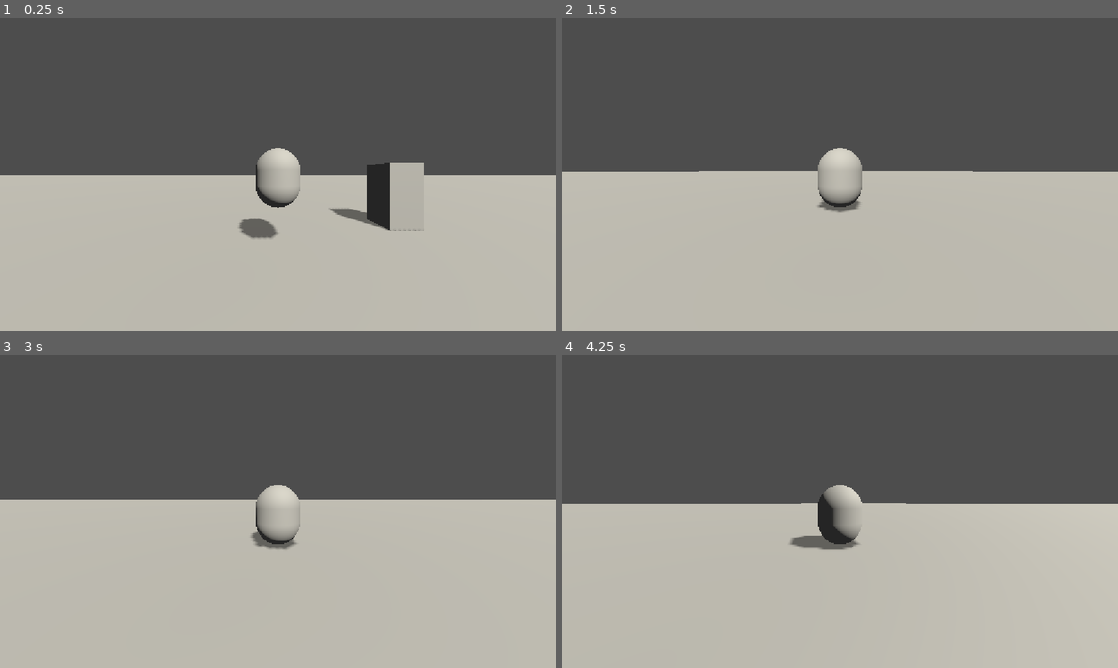
Above: before the commit, frames 1-4 (two rows, left to right).
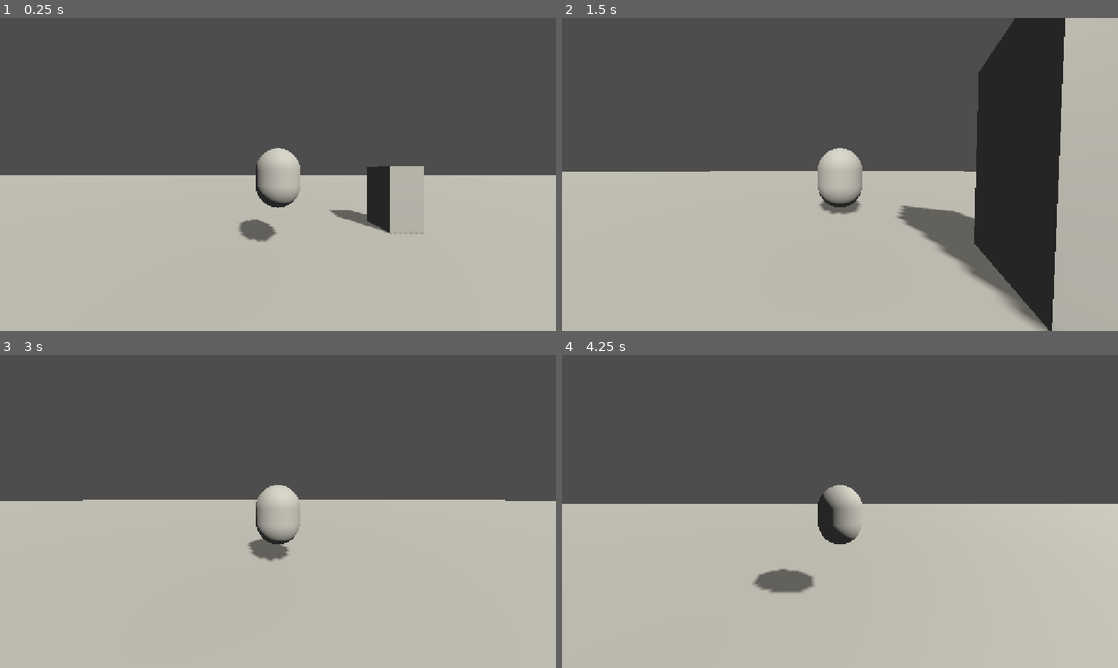
Above: after the commit, the same moments.

Repository: Su-Nes/bird-game
Game: Godot game, scene res://World/World.tscn
Two runs of this game, one before a commit and one after it. Both use one fixed random seed, a clock stepped at 60 frames per second and the inputs below.
Inputs (mouse positions are in pixels of both pictures, inside the frame that each line leads up to):
- Up to frame 1 (0.25 s): no input
- Up to frame 2 (1.5 s): move the mouse to (867, 174) at 0.52 s; hold W (forward) from 0.53 s (still down); tap Space (jump, bound only after the commit) at 0.6, 0.77, 1.07, 1.35 s; move the mouse to (812, 174) at 1.27 s
- Up to frame 3 (3 s): keep holding W (forward); tap Space (jump, bound only after the commit) at 1.52, 1.82, 2.1, 2.85 s; move the mouse to (289, 505) at 2.02 s; move the mouse to (272, 517) at 2.77 s
- Up to frame 4 (4.25 s): keep holding W (forward); tap Space (jump, bound only after the commit) at 3.02, 3.32, 3.6, 3.77, 4.07 s; move the mouse to (878, 514) at 3.52 s

The runs differ from the first frame. In frame 1, 0.4% of the frame differs, in the area x 42-77%, y 46-72%; in frame 2, 20%, in the area x 24-100%, y 0-100%; in frame 3, 0.5%; in frame 4, 1.0%.
Error before the commit: Invalid access to property or key 'x' on a base object of type 'Nil'. (res://Player/States/WalkState.gd:53)

Commit message:
Player controller functional

Diff:
--- a/Common/Scripts/StateMachine/State.gd
+++ b/Common/Scripts/StateMachine/State.gd
@@ -1,7 +1,7 @@
 extends Node
 
+class_name State
 
-class_name State
 
 var state_machine: StateMachine
 
--- a/Common/Scripts/StateMachine/StateMachine.gd
+++ b/Common/Scripts/StateMachine/StateMachine.gd
@@ -1,7 +1,7 @@
 extends Node
 
+class_name StateMachine
 
-class_name StateMachine
 
 @export var initial_state: State
 var current_state: State
--- /dev/null
+++ b/Player/ControllerStates/FallState.gd
@@ -0,0 +1,36 @@
+extends State
+
+class_name FallState
+
+
+@onready var player_controller: CharacterBody3D = $"../.."
+
+@export var GLIDE_SPEED = 4.5
+@export var AIR_INERTIA = 2.5
+
+var direction
+
+func enter():
+	print("Entered Fall state.")
+
+# Get the gravity from the project settings to be synced with RigidBody nodes.
+var gravity = ProjectSettings.get_setting("physics/3d/default_gravity")
+
+func physics_update(delta: float):
+	# Add the gravity.
+	if !player_controller.is_on_floor():
+		player_controller.velocity.y -= gravity * delta
+	else:
+		state_machine.change_state("idlestate")
+
+	# Get the input direction and handle the movement/deceleration.
+	var input_dir = Input.get_vector("left", "right", "forward", "backward")
+	direction = (player_controller.transform.basis * Vector3(input_dir.x, 0, input_dir.y)).normalized()
+
+	handle_velocity(delta)
+
+func handle_velocity(delta):
+	player_controller.velocity.x = lerp(player_controller.velocity.x, direction.x * GLIDE_SPEED, delta * AIR_INERTIA)
+	player_controller.velocity.z = lerp(player_controller.velocity.z, direction.z * GLIDE_SPEED, delta * AIR_INERTIA)
+
+	player_controller.move_and_slide()
--- /dev/null
+++ b/Player/ControllerStates/IdleState.gd
@@ -0,0 +1,32 @@
+extends State
+
+class_name IdleState
+
+
+@onready var pivot: Node3D = $"../../CameraPivot"
+@onready var player_controller: CharacterBody3D = $"../.."
+@onready var walk_state: WalkState = $"../WalkState"
+
+
+func enter():
+	print("Entering Idle state")
+
+# Get the gravity from the project settings to be synced with RigidBody nodes.
+var gravity = ProjectSettings.get_setting("physics/3d/default_gravity")
+
+func physics_update(_delta):
+	walk_state.handle_velocity(_delta)
+
+	# Switch to fall state if player controller is not on ground.
+	if !player_controller.is_on_floor():
+		state_machine.change_state("fallstate")
+
+func handle_input(_event):
+	var input_dir = Input.get_vector("left", "right", "forward", "backward")
+	var direction = (pivot.transform.basis * Vector3(input_dir.x, 0, input_dir.y)).normalized()
+
+	if direction.length() > 0.0:
+		state_machine.change_state("walkstate")
+
+	if Input.is_action_just_pressed("jump"):
+		state_machine.change_state("jumpstate")
--- /dev/null
+++ b/Player/ControllerStates/JumpState.gd
@@ -0,0 +1,49 @@
+extends State
+
+class_name JumpState
+
+
+var isJumping
+var jumpCounter
+var direction
+
+@export var JUMP_VELOCITY = 3
+@export var JUMP_TIME = .12
+@export var JUMP_GRAVITY = 27
+
+@export var MOVE_SPEED = 4
+@export var AIR_INERTIA = 2.5
+
+@onready var player_controller: CharacterBody3D = $"../.."
+
+func enter():
+	print("Entered Jump state")
+	player_controller.velocity.y = JUMP_VELOCITY
+
+	isJumping = true
+	jumpCounter = 0.0
+
+	#jump_audio.play()
+
+func physics_update(delta: float):
+	# Handle dynamic jumping
+	if player_controller.velocity.y > 0.0 and isJumping:
+		jumpCounter += delta
+		player_controller.velocity.y += JUMP_GRAVITY * delta
+
+	# If stopped jumping switch to fall state
+	if Input.is_action_just_released("jump") or jumpCounter > JUMP_TIME:
+		isJumping = false
+		state_machine.change_state("fallstate")
+
+	# Get the input direction and handle the movement/deceleration.
+	var input_dir = Input.get_vector("left", "right", "forward", "backward")
+	direction = (player_controller.transform.basis * Vector3(input_dir.x, 0, input_dir.y)).normalized()
+
+	handle_velocity(delta)
+
+func handle_velocity(delta):
+	player_controller.velocity.x = lerp(player_controller.velocity.x, direction.x * MOVE_SPEED, delta * AIR_INERTIA)
+	player_controller.velocity.z = lerp(player_controller.velocity.z, direction.z * MOVE_SPEED, delta * AIR_INERTIA)
+
+	player_controller.move_and_slide()
--- /dev/null
+++ b/Player/ControllerStates/WalkState.gd
@@ -0,0 +1,44 @@
+extends State
+
+class_name WalkState
+
+
+@export var MOVE_SPEED: float
+@export var GROUND_INERTIA = 14.0
+@export var MOMENTUM_DECAY = 1.0
+@export var COYOTE_TIME = .1
+var coyoteTimer
+
+@onready var player_controller: CharacterBody3D = $"../.."
+
+var direction
+var velocity
+
+func enter():
+	print("Entered Walk state")
+
+func physics_update(delta):
+	# Switch to fall state if player controller is not on ground.
+	if !player_controller.is_on_floor():
+		state_machine.change_state("fallstate")
+
+	# Switch to jump state
+	if Input.is_action_just_pressed("jump"):
+		state_machine.change_state("jumpstate")
+		return
+
+	# Get the input direction and handle the movement/deceleration.
+	var input_dir = Input.get_vector("left", "right", "forward", "backward")
+	direction = (player_controller.transform.basis * Vector3(input_dir.x, 0, input_dir.y)).normalized()
+
+	handle_velocity(delta)
+
+	# Switch to idle when no movement direction is held.
+	if direction.length() <= 0.0:
+		state_machine.change_state("idlestate")
+
+func handle_velocity(delta):
+	player_controller.velocity.x = lerp(player_controller.velocity.x, direction.x * MOVE_SPEED, delta * GROUND_INERTIA)
+	player_controller.velocity.z = lerp(player_controller.velocity.z, direction.z * MOVE_SPEED, delta * GROUND_INERTIA)
+
+	player_controller.move_and_slide()
--- a/Player/PlayerController.tscn
+++ b/Player/PlayerController.tscn
@@ -1,9 +1,11 @@
 [gd_scene format=3 uid="uid://babt3u5ap0jca"]
 
 [ext_resource type="Script" uid="uid://dm2dd5qgbqoj2" path="res://Common/Scripts/StateMachine/StateMachine.gd" id="1_8rupm"]
-[ext_resource type="Script" uid="uid://3m20wys6ugrl" path="res://Player/States/IdleState.gd" id="2_ldje2"]
-[ext_resource type="Script" uid="uid://dsxe0ls16mjwb" path="res://Player/States/WalkState.gd" id="3_ldje2"]
+[ext_resource type="Script" uid="uid://3m20wys6ugrl" path="res://Player/ControllerStates/IdleState.gd" id="2_ldje2"]
+[ext_resource type="Script" uid="uid://dsxe0ls16mjwb" path="res://Player/ControllerStates/WalkState.gd" id="3_ldje2"]
 [ext_resource type="Script" uid="uid://isw8sgo3oloe" path="res://Player/GeneralScripts/CameraMotion.gd" id="4_bacvh"]
+[ext_resource type="Script" uid="uid://dh7ybwg1n3d1q" path="res://Player/ControllerStates/JumpState.gd" id="4_j8irr"]
+[ext_resource type="Script" uid="uid://bvfkhbgfu15mb" path="res://Player/ControllerStates/FallState.gd" id="5_mdtj2"]
 
 [sub_resource type="CapsuleShape3D" id="CapsuleShape3D_6md3q"]
 height = 1.3232422
@@ -22,18 +24,24 @@
 
 [node name="StateMachine" type="Node" parent="." unique_id=1931093873 node_paths=PackedStringArray("initial_state")]
 script = ExtResource("1_8rupm")
-initial_state = NodePath("IdleState")
+initial_state = NodePath("WalkState")
 
-[node name="IdleState" type="Node" parent="StateMachine" unique_id=984515081 node_paths=PackedStringArray("PLAYER_CONTROLLER")]
+[node name="IdleState" type="Node" parent="StateMachine" unique_id=984515081]
 script = ExtResource("2_ldje2")
-PLAYER_CONTROLLER = NodePath("../..")
-metadata/_custom_type_script = "uid://3m20wys6ugrl"
 
 [node name="WalkState" type="Node" parent="StateMachine" unique_id=1798480752]
 script = ExtResource("3_ldje2")
-MOVE_SPEED = 10.0
-GROUND_INERTIA = 100.0
-metadata/_custom_type_script = "uid://dsxe0ls16mjwb"
+MOVE_SPEED = 3.0
+GROUND_INERTIA = 7.0
+
+[node name="JumpState" type="Node" parent="StateMachine" unique_id=1176370450]
+script = ExtResource("4_j8irr")
+JUMP_VELOCITY = 2
+metadata/_custom_type_script = "uid://dh7ybwg1n3d1q"
+
+[node name="FallState" type="Node" parent="StateMachine" unique_id=329827307]
+script = ExtResource("5_mdtj2")
+metadata/_custom_type_script = "uid://bvfkhbgfu15mb"
 
 [node name="CameraPivot" type="Node3D" parent="." unique_id=2114444008]
 script = ExtResource("4_bacvh")
@@ -41,7 +49,7 @@
 
 [node name="SpringArm3D" type="SpringArm3D" parent="CameraPivot" unique_id=780229940]
 spring_length = 3.0
-margin = 0.5
+margin = 1.0
 
 [node name="Camera3D" type="Camera3D" parent="CameraPivot/SpringArm3D" unique_id=1870356551]
 transform = Transform3D(1, 0, 0, 0, 1, 0, 0, 0, 1, 0, 0, 3)
--- a/Player/States/IdleState.gd
+++ /dev/null
@@ -1,45 +0,0 @@
-extends State
-
-class_name IdleState
-
-@export var PLAYER_CONTROLLER: CharacterBody3D
-
-@onready var pivot: Node3D = $"../../CameraPivot"
-@onready var walk_state: WalkState = $"../WalkState"
-
-
-func enter():
-	print("Entering Idle state")
-
-# Get the gravity from the project settings to be synced with RigidBody nodes.
-var gravity = ProjectSettings.get_setting("physics/3d/default_gravity")
-
-func physics_update(_delta):
-	walk_state.handle_velocity(_delta)
-
-	# Add the gravity.
-	if not PLAYER_CONTROLLER.is_on_floor():
-		PLAYER_CONTROLLER.velocity.y -= gravity * _delta
-
-	PLAYER_CONTROLLER.move_and_slide()
-
-func handle_input(_event):
-	var input_dir = Input.get_vector("left", "right", "forward", "backward")
-	var direction = (pivot.transform.basis * Vector3(input_dir.x, 0, input_dir.y)).normalized()
-
-	if direction.length() > 0.0:
-		state_machine.change_state("walkstate")
-
-func handle_velocity(delta):
-	print(PLAYER_CONTROLLER.velocity.length())
-	if PLAYER_CONTROLLER.velocity.length() <= 0:
-		return
-
-	if PLAYER_CONTROLLER.is_on_floor():
-		PLAYER_CONTROLLER.velocity.x = lerp(PLAYER_CONTROLLER.velocity.x, walk_state.direction.x * walk_state.speed, delta * walk_state.GROUND_INERTIA)
-		PLAYER_CONTROLLER.velocity.z = lerp(PLAYER_CONTROLLER.velocity.z, walk_state.direction.z * walk_state.speed, delta * walk_state.GROUND_INERTIA)
-	else:
-		PLAYER_CONTROLLER.velocity.x = lerp(PLAYER_CONTROLLER.velocity.x, walk_state.direction.x * walk_state.speed, delta * walk_state.AIR_INERTIA)
-		PLAYER_CONTROLLER.velocity.z = lerp(PLAYER_CONTROLLER.velocity.z, walk_state.direction.z * walk_state.speed, delta * walk_state.IR_INERTIA)
-
-	PLAYER_CONTROLLER.move_and_slide()
--- a/Player/States/WalkState.gd
+++ /dev/null
@@ -1,56 +0,0 @@
-extends State
-
-class_name WalkState
-
-@export var MOVE_SPEED: float
-@export var GROUND_INERTIA = 14.0
-@export var AIR_INERTIA = 2.5
-@export var MOMENTUM_DECAY = 1.0
-
-@onready var player_controller: CharacterBody3D = $"../.."
-
-var direction
-var speed
-var momentum = 0.0
-var velocity
-
-# Get the gravity from the project settings to be synced with RigidBody nodes.
-var gravity = ProjectSettings.get_setting("physics/3d/default_gravity")
-
-func enter():
-	print("Entered Walk state")
-
-func physics_update(delta):
-	# Add the gravity.
-	if not player_controller.is_on_floor():
-		player_controller.velocity.y -= gravity * delta
-
-	# Get the input direction and handle the movement/deceleration.
-	var input_dir = Input.get_vector("left", "right", "forward", "backward")
-	direction = (player_controller.transform.basis * Vector3(input_dir.x, 0, input_dir.y)).normalized()
-
-	speed = MOVE_SPEED + momentum
-
-	handle_velocity(delta)
-
-	# Decrease momentum
-	momentum = lerp(momentum, 0.0, delta * MOMENTUM_DECAY)
-	if direction.length() <= 0.0:
-		momentum = 0.0
-		state_machine.change_state("idlestate")
-
-	player_controller.move_and_slide()
-
-func handle_velocity(delta):
-	print(player_controller.velocity.length())
-	#if player_controller.velocity.length() <= 0:
-		#return
-
-	if player_controller.is_on_floor():
-		player_controller.velocity.x = lerp(player_controller.velocity.x, direction.x * speed, delta * GROUND_INERTIA)
-		player_controller.velocity.z = lerp(player_controller.velocity.z, direction.z * speed, delta * GROUND_INERTIA)
-	else:
-		player_controller.velocity.x = lerp(player_controller.velocity.x, direction.x * speed, delta * AIR_INERTIA)
-		player_controller.velocity.z = lerp(player_controller.velocity.z, direction.z * speed, delta * AIR_INERTIA)
-
-	player_controller.move_and_slide()
--- a/project.godot
+++ b/project.godot
@@ -46,6 +46,11 @@
 "events": [Object(InputEventKey,"resource_local_to_scene":false,"resource_name":"","device":-1,"window_id":0,"alt_press …(195 unchanged characters)…
 ]
 }
+jump={
+"deadzone": 0.2,
+"events": [Object(InputEventKey,"resource_local_to_scene":false,"resource_name":"","device":-1,"window_id":0,"alt_pressed":false,"shift_pressed":false,"ctrl_pressed":false,"meta_pressed":false,"pressed":false,"keycode":0,"physical_keycode":32,"key_label":0,"unicode":32,"location":0,"echo":false,"script":null)
+]
+}
 
 [physics]
 
Not shown, added: Player/ControllerStates/FallState.gd.uid
Renamed: Player/States/IdleState.gd.uid -> Player/ControllerStates/IdleState.gd.uid
Not shown, added: Player/ControllerStates/JumpState.gd.uid
Renamed: Player/States/WalkState.gd.uid -> Player/ControllerStates/WalkState.gd.uid
